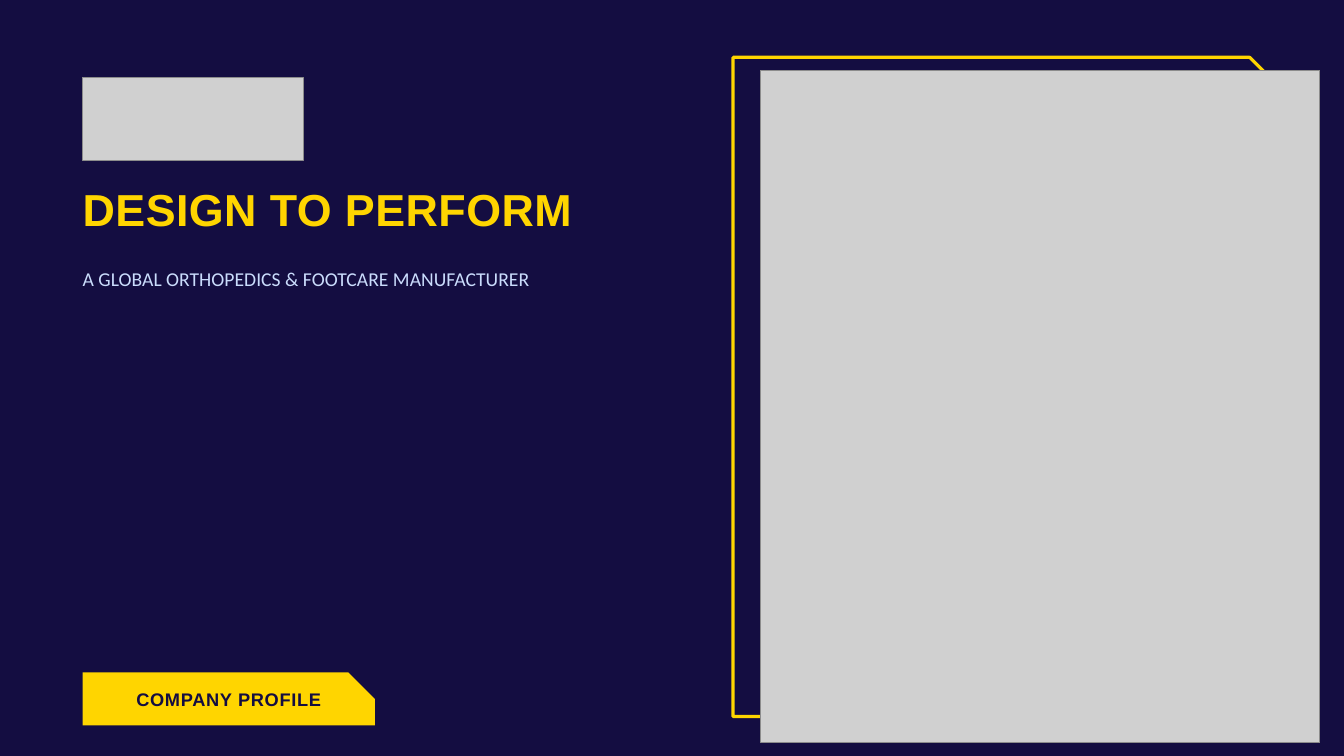
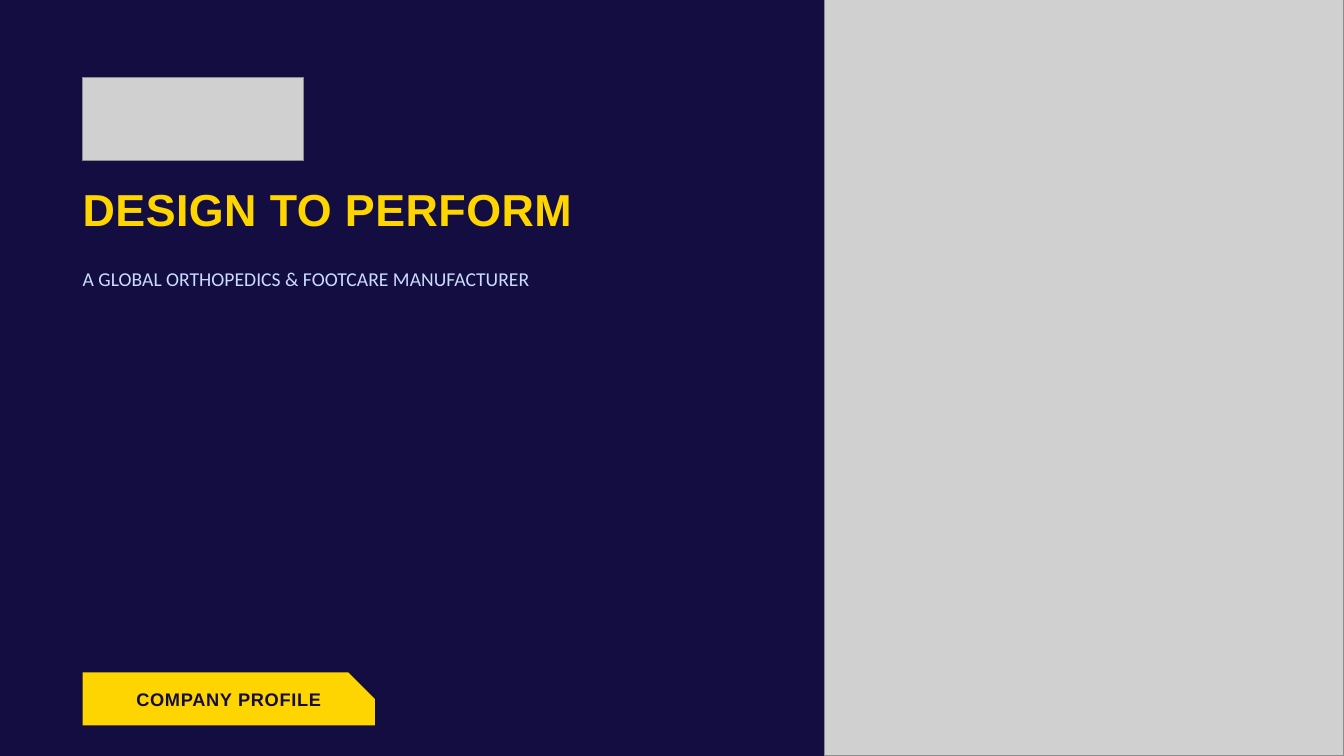
Before and after one commit to 1eyalsadot/the-5-agents, a slide deck: slide 1 of svetlana/outputs/Uriel_V1New.pptx. Drawn at 1344x756 pixels with LibreOffice and Linux fonts; fonts in the diff are those of the drawing; grey boxes stand for pictures. Boxes give left, top, right and bottom in pixels: in the first picture for what was removed or moved away, otherwise in the second. Text is boxed around its words. In the diff, an @@ line names an element or a change of style, - is before the commit and + after.

```diff
--- a/svetlana/outputs/Uriel_V1New.pptx
+++ b/svetlana/outputs/Uriel_V1New.pptx
@@ picture: place and size @@
-picture at [761, 71, 1321, 743]
+picture at [825, 0, 1344, 756]
@@ snip rect removed at [733, 57, 1301, 717] @@
```
Also in this commit, not shown: 1 other slide changed, 2 slides added, 44 other files.
